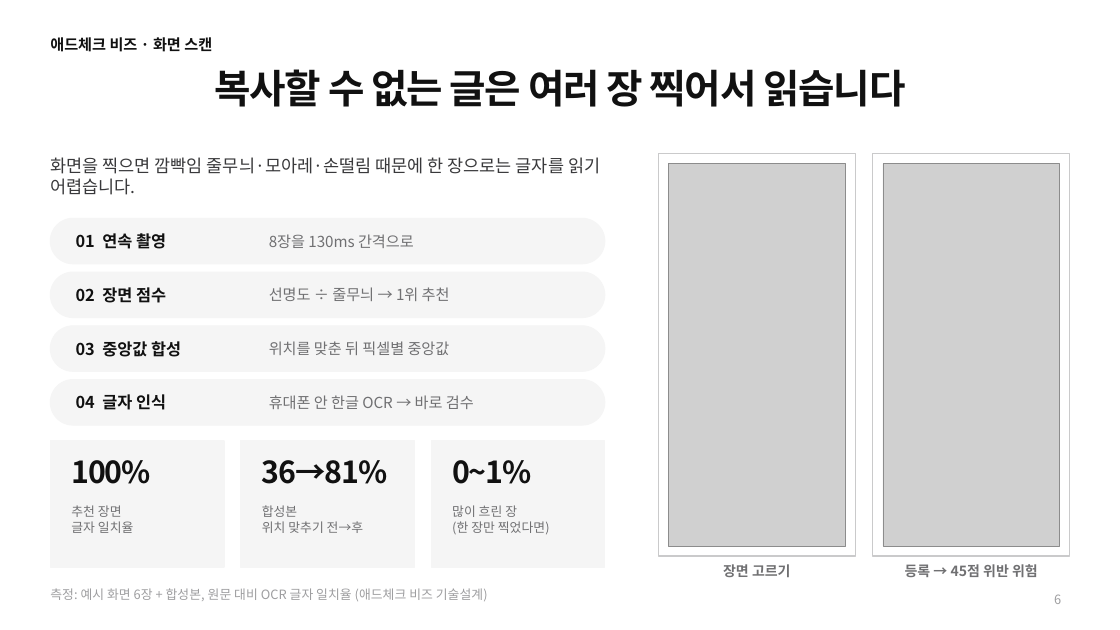
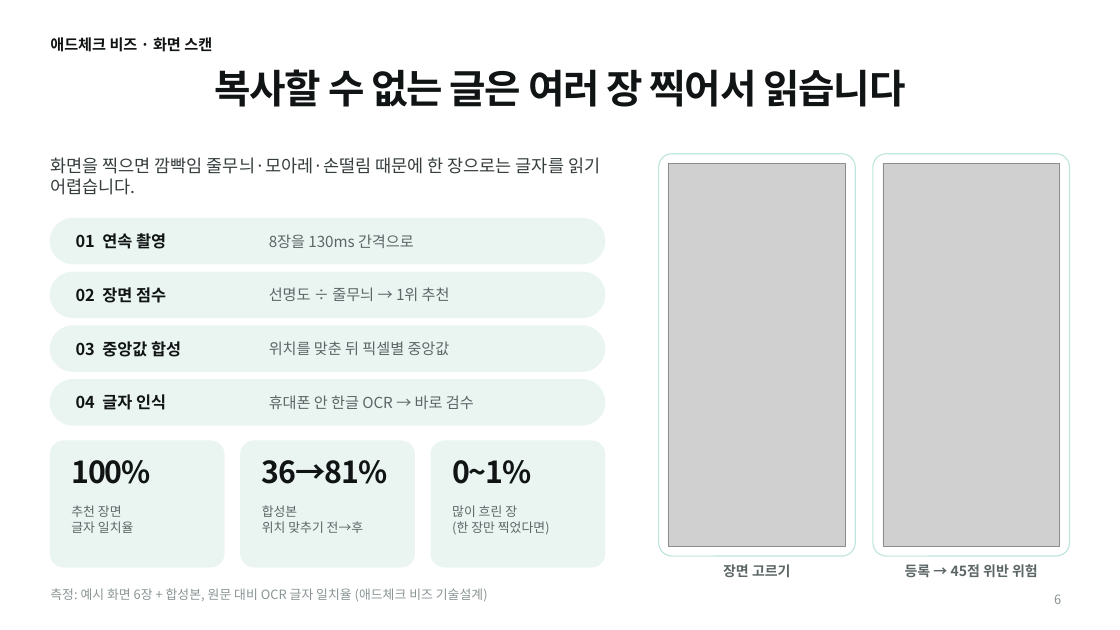
Before and after one commit to lee-changyeon/adcheck-vibethon, a slide deck: slide 6 of docs/발표/애드체크_발표.pptx. Drawn at 1120x630 pixels with LibreOffice and Linux fonts; fonts in the diff are those of the drawing; grey boxes stand for pictures. Boxes give left, top, right and bottom in pixels: in the first picture for what was removed or moved away, otherwise in the second. Text is boxed around its words. In the diff, an @@ line names an element or a change of style, - is before the commit and + after.

```diff
--- a/docs/발표/애드체크_발표.pptx
+++ b/docs/발표/애드체크_발표.pptx
@@ rounded rectangle at [659,154,855,556]: rectangle to rounded rectangle; outline #CACACB 1 pt to #BFE6DE 1 pt @@
@@ rounded rectangle at [873,154,1070,556]: rectangle to rounded rectangle; outline #CACACB 1 pt to #BFE6DE 1 pt @@
@@ fill #F5F5F5 to #EAF5F2; outline #F5F5F5 1 pt to #EAF5F2 1 pt in 4 elements at [50,218,605,264], [50,272,605,318], [50,326,605,371], [50,380,605,425] @@
@@ rectangle to rounded rectangle; fill #F5F5F5 to #EAF5F2; outline #F5F5F5 1 pt to #EAF5F2 1 pt in 3 elements at [50,441,224,567], [241,441,415,567], [431,441,605,567] @@
@@ text colour #111111 to #111414 in 5 elements at [76,233,166,249], [76,341,181,357], [71,460,150,484], [262,460,387,484], [452,460,531,484] @@
@@ text colour #707072 to #5C6666 in 9 elements at [269,234,414,248], [269,287,450,301], [269,341,450,355], [269,395,474,409], [71,505,133,533], [262,505,363,533], [452,505,550,534], [723,564,791,577], [905,564,1038,577] @@
@@ text "측정: 예시 화면 6장 + ..." at [50,588,488,601]: text colour #9E9EA0 to #8A9494 @@
@@ page number at [1054,594,1061,604]: text colour #9E9EA0 to #8A9494 @@
```
Also in this commit, not shown: 9 other slides changed, 3 other files.
